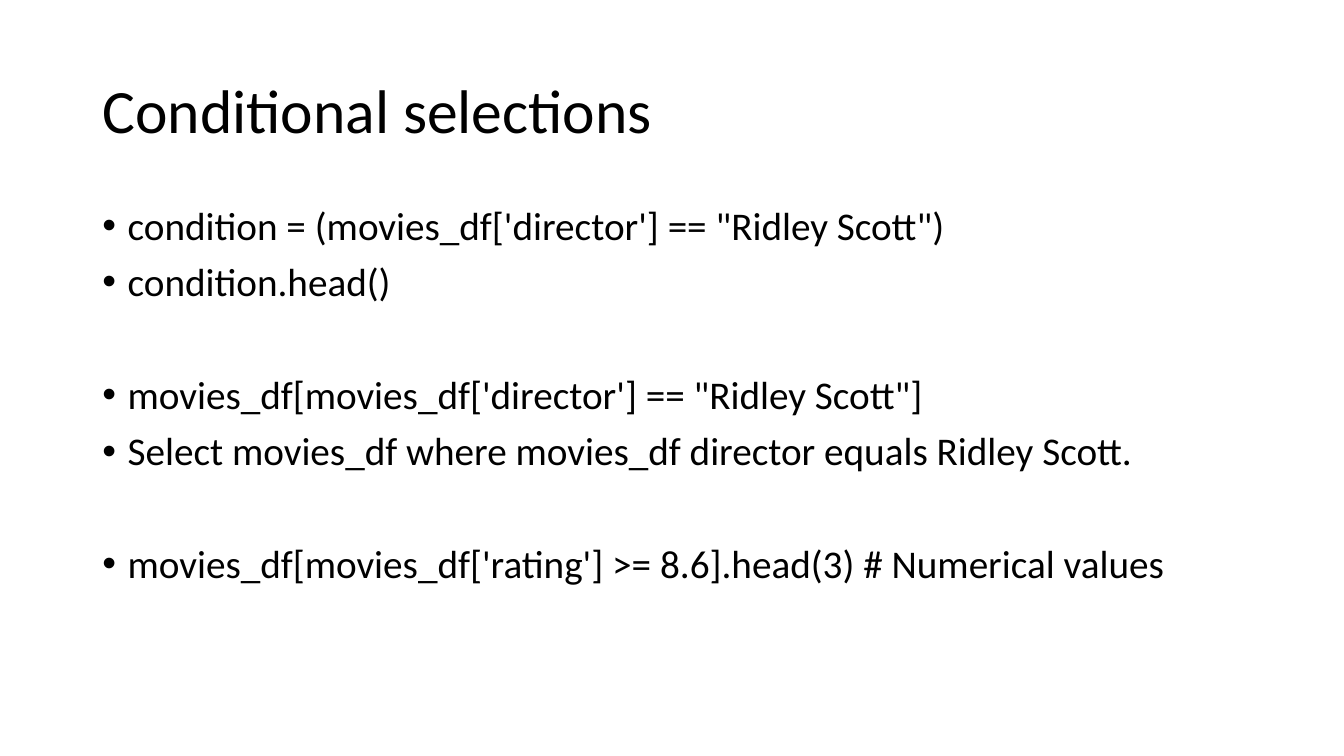
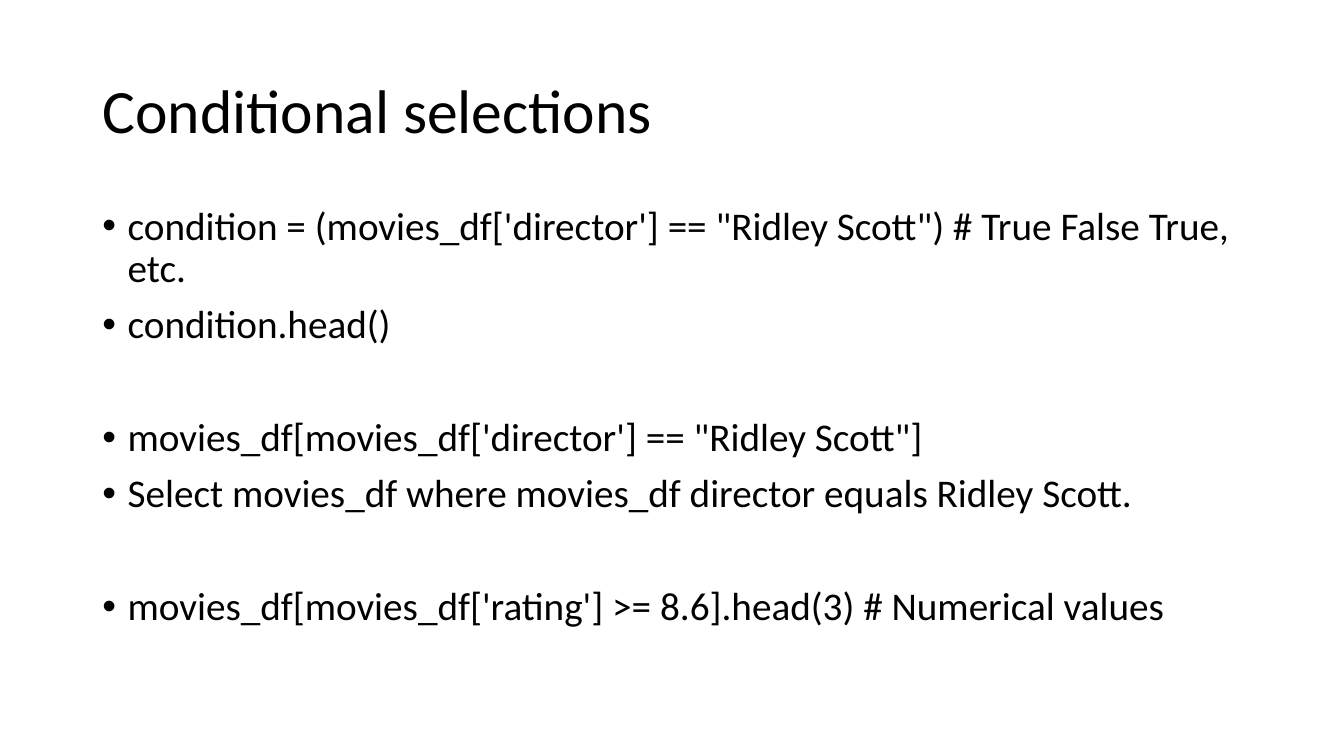
Before and after one commit to FranzGH/IoT_ML, a slide deck: slide 19 of Pandas.pptx. Drawn at 1344x756 pixels with LibreOffice and Linux fonts; fonts in the diff are those of the drawing. Boxes give left, top, right and bottom in pixels: in the first picture for what was removed or moved away, otherwise in the second. Text is boxed around its words. In the diff, an @@ line names an element or a change of style, - is before the commit and + after.

```diff
--- a/Pandas.pptx
+++ b/Pandas.pptx
@@ text at (x1=128, y1=211, x2=1229, y2=283): text changed @@
-• condition = (movies_df['director'] == "Ridley Scott")
+• condition = (movies_df['director'] == "Ridley Scott") # True False True, etc.
```
Also in this commit, not shown: 12 other slides changed, 1 slide added, 18 other files.
